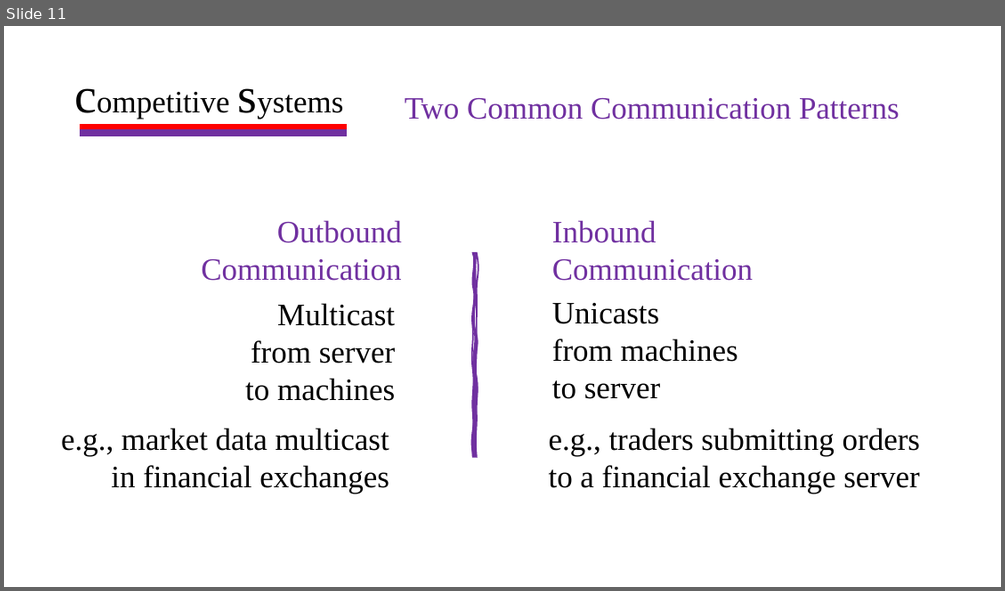
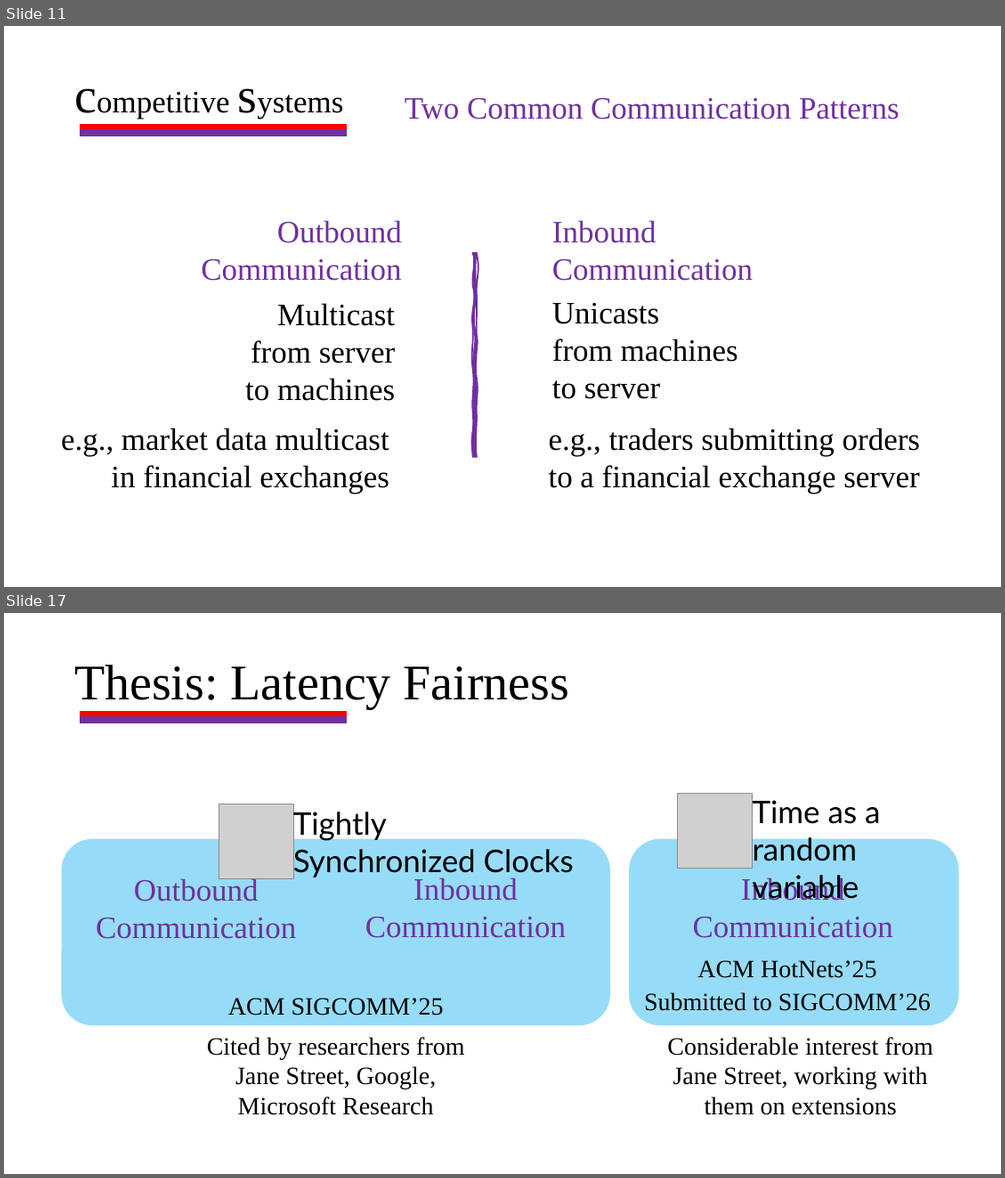
Before and after one commit to HaseebLUMS/Onyx-Presentation, a slide deck: thesis-latency-fairness.pptx. Shown one above the other, each under a label of ours: slide 11 before the commit, slides 11 and 17 after it; the slides between them are not shown. The pictures are 1005x591 and 1005x1178 pixels, drawn with LibreOffice and Linux fonts; fonts in the diff are those of the drawing; grey boxes stand for pictures. Boxes give left, top, right and bottom in pixels: in the first picture for what was removed or moved away, otherwise in the second. Text is boxed around its words. In the diff, an @@ line names an element or a change of style, - is before the commit and + after.

Commit message:
update presentation

```diff
--- a/thesis-latency-fairness.pptx
+++ b/thesis-latency-fairness.pptx
@@ slide 17 added at [4, 613, 1001, 1174], background #FFFFFF @@
@@ text added at [74, 665, 569, 708], 48 pt, text #000000 @@
+Thesis: Latency Fairness
@@ rectangle added at [81, 711, 346, 717], fill #FF0000, outline #FF0000 1.5 pt @@
@@ rectangle added at [81, 716, 346, 722], fill #7030A0, outline #7030A0 1.5 pt @@
@@ picture added at [677, 793, 752, 868] @@
@@ picture added at [218, 804, 293, 879] @@
@@ text added at [293, 808, 574, 878], 30 pt, text #000000 @@
+Tightly Synchronized Clocks
@@ text added at [752, 800, 880, 900], 30 pt, text #000000 @@
+Time as a random variable
@@ rounded rectangle added at [62, 839, 610, 1025], fill #96DCF8 @@
@@ rounded rectangle added at [629, 839, 959, 1025], fill #96DCF8 @@
@@ text added at [96, 876, 296, 939], 30 pt, text #7030A0 @@
+Outbound
+Communication
@@ text added at [365, 877, 566, 938], 30 pt, text #7030A0 @@
+Inbound
+Communication
@@ text added at [693, 876, 893, 938], 30 pt, text #7030A0 @@
+Inbound
+Communication
@@ text added at [697, 960, 877, 978], 24 pt, text #000000 @@
+ACM HotNets’25
@@ text added at [228, 997, 444, 1015], 24 pt, text #000000 @@
+ACM SIGCOMM’25
@@ text added at [644, 992, 930, 1011], 24 pt, text #000000 @@
+Submitted to SIGCOMM’26
@@ text added at [207, 1037, 464, 1115], 24 pt, text #000000 @@
+Cited by researchers from Jane Street, Google, Microsoft Research
@@ text added at [667, 1037, 932, 1115], 24 pt, text #000000 @@
+Considerable interest from Jane Street, working with them on extensions
```
Also in this commit, not shown: 5 other slides added.
